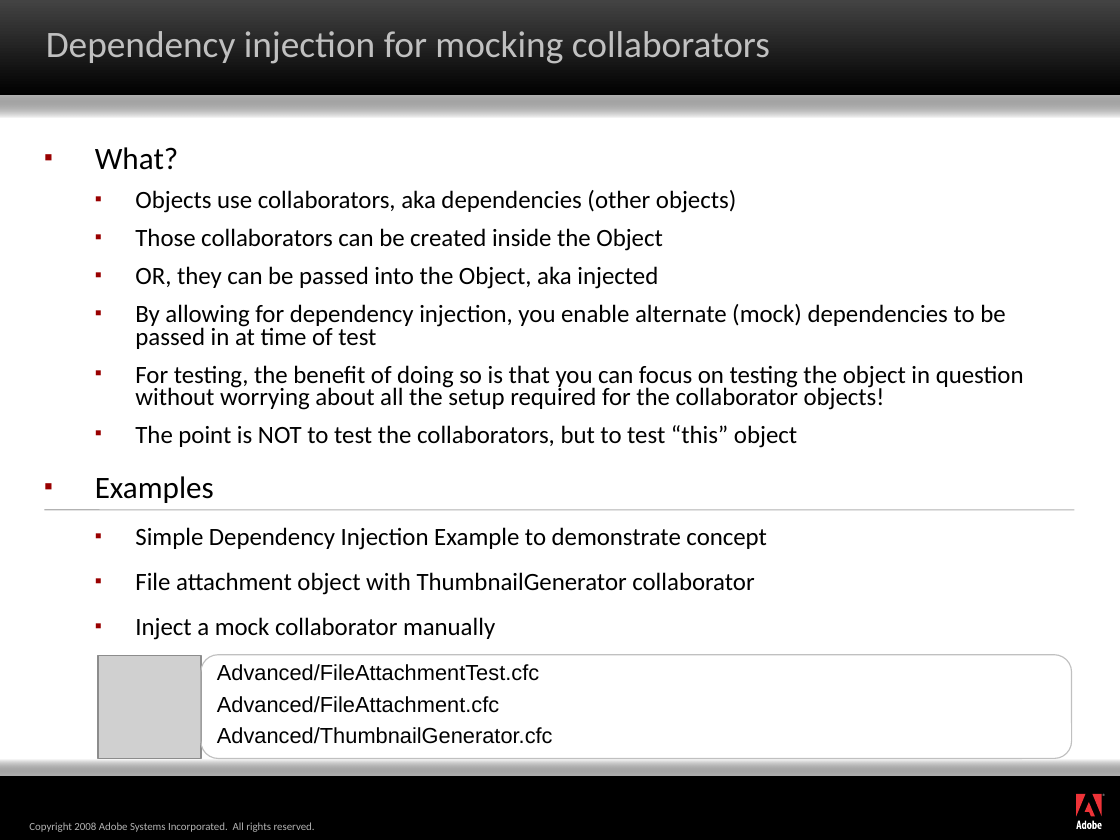
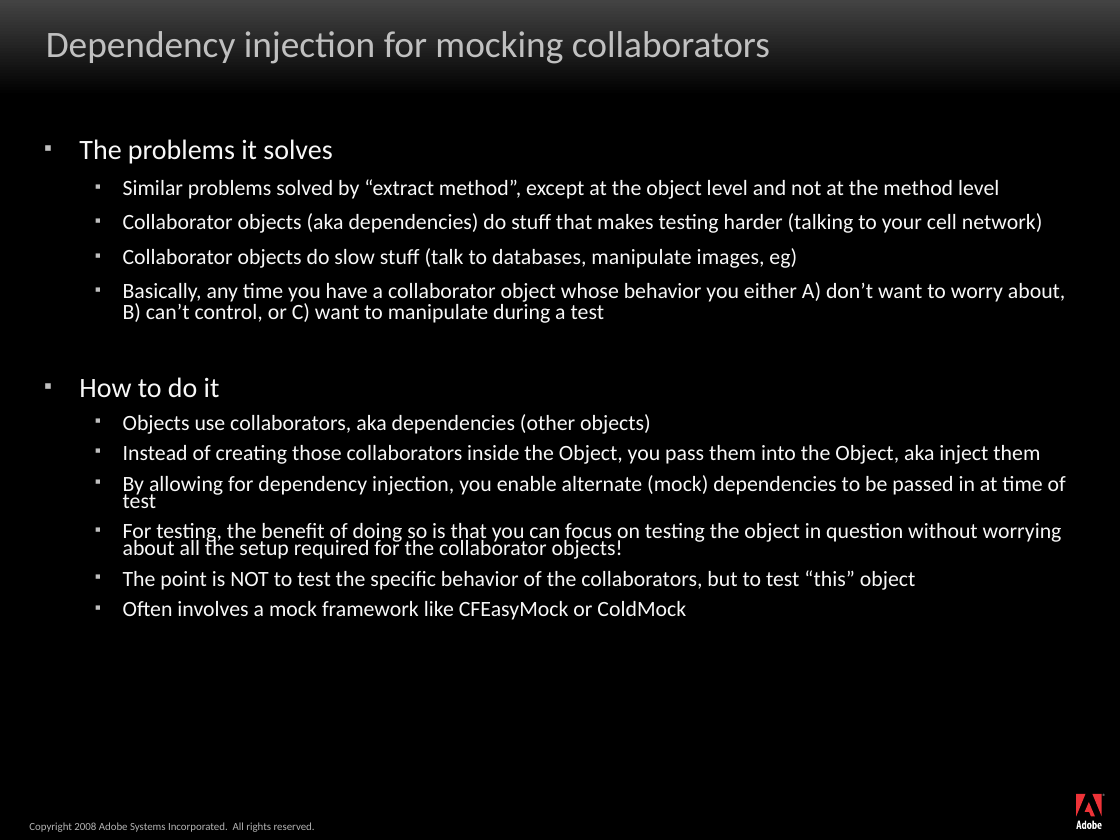
Before and after one commit to marcesher/mxunit-cfmeetups, a slide deck: slide 16 of max08/Marc_Esher_Bill_Shelton_AdvancedPatternsForColdfusionTestAutomation_draft1.ppt (slide 12 before the commit). Drawn at 1120x840 pixels with LibreOffice and Linux fonts; fonts in the diff are those of the drawing; grey boxes stand for pictures; background and template pictures are left out. Boxes give left, top, right and bottom in pixels: in the first picture for what was removed or moved away, otherwise in the second. Text is boxed around its words. In the diff, an @@ line names an element or a change of style, - is before the commit and + after.

```diff
--- a/max08/Marc_Esher_Bill_Shelton_AdvancedPatternsForColdfusionTestAutomation_draft1.ppt
+++ b/max08/Marc_Esher_Bill_Shelton_AdvancedPatternsForColdfusionTestAutomation_draft1.ppt
@@ rectangle removed at [0,72,1120,776] @@
@@ rectangle removed at [0,94,1120,118] @@
@@ text at [79,139,1066,398]: text changed; size 20 to 14 pt; text colour #000000 to #F8F8F8 @@
-▪ What?
+▪ The problems it solves
+  ▪ Similar problems solved by “extract method”, except at the object level and not at the method level
+  ▪ Collaborator objects (aka dependencies) do stuff that makes testing harder (talking to your cell network)
+  ▪ Collaborator objects do slow stuff (talk to databases, manipulate images, eg)
+  ▪ Basically, any time you have a collaborator object whose behavior you either A) don’t want to worry about, B) can’t control, or C) want to manipulate during a test
+▪ How to do it
@@ text at [123,414,1066,559]: size 16 to 14 pt, text colour #000000 to #F8F8F8 in "Objects use collaborators, aka dependencies (other objects)", "By allowing for dependency injection, you enable ...", "For testing, the benefit of doing so ..."; indent changed; line spacing 0.75 to 0.65; less space between paragraphs; bullet colour #990000 to #C0C0C0 @@
@@ text at [123,445,1040,464]: text changed; size 16 to 14 pt; text colour #000000 to #F8F8F8 @@
-  ▪ Those collaborators can be created inside the Object
-  ▪ OR, they can be passed into the Object, aka injected
+  ▪ Instead of creating those collaborators inside the Object, you pass them into the Object, aka inject them
@@ line removed from (45, 510) to (1074, 510) @@
@@ text at [123,570,916,620]: text changed; size 16 to 14 pt; text colour #000000 to #F8F8F8 @@
-  ▪ The point is NOT to test the collaborators, but to test “this” object
-▪ Examples
-  ▪ Simple Dependency Injection Example to demonstrate concept
-  ▪ File attachment object with ThumbnailGenerator collaborator
-  ▪ Inject a mock collaborator manually
+  ▪ The point is NOT to test the specific behavior of the collaborators, but to test “this” object
+  ▪ Often involves a mock framework like CFEasyMock or ColdMock
@@ picture removed at [99,655,202,758] @@
@@ rounded rectangle removed at [200,655,1071,759] @@
-Advanced/FileAttachmentTest.cfc
-Advanced/FileAttachment.cfc
-Advanced/ThumbnailGenerator.cfc
@@ rectangle removed at [0,759,1120,775] @@
```
Also in this commit, not shown: 9 other slides changed, 8 slides added, 2 slides removed.
